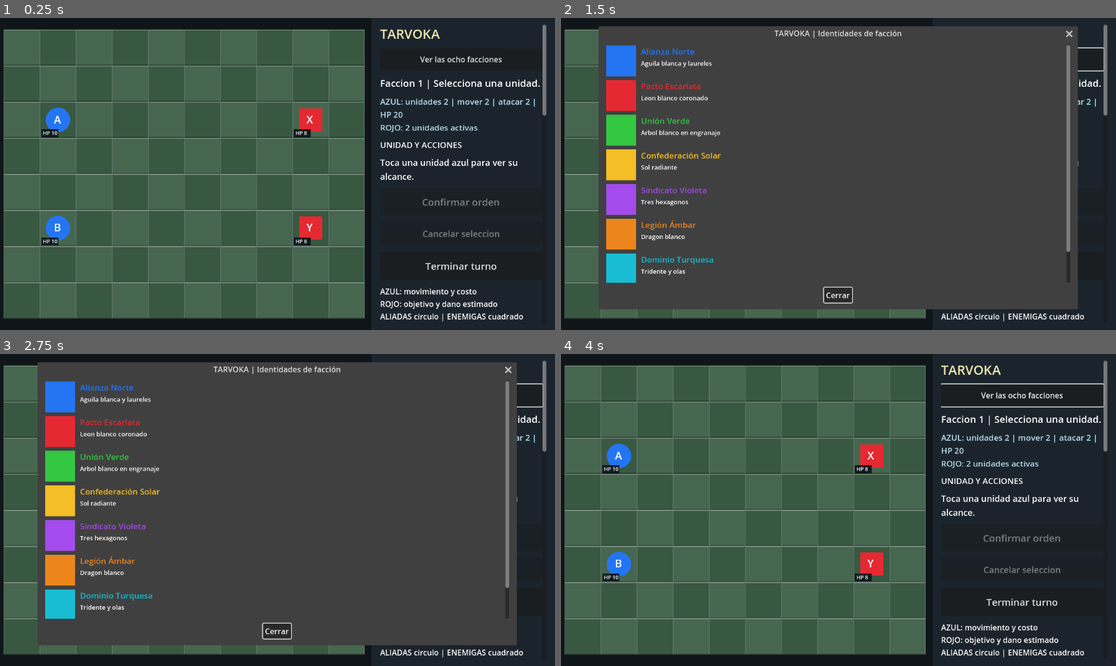
Above: before the commit, frames 1-4 (two rows, left to right).
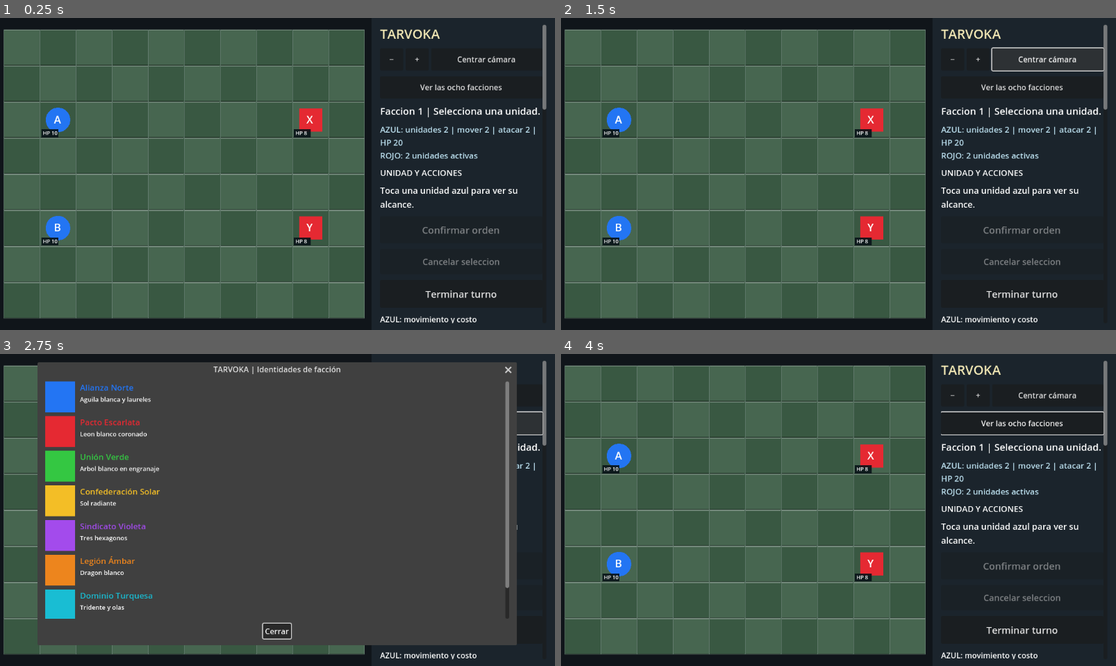
Above: after the commit, the same moments.

Repository: edwinrodri12/Tarvoka
Game: Godot game, scene res://scenes/Main.tscn
Two runs of this game, one before a commit and one after it. Both use one fixed random seed, a clock stepped at 60 frames per second and the inputs below.
Inputs (mouse positions are in pixels of both pictures, inside the frame that each line leads up to):
- Up to frame 1 (0.25 s): no input
- Up to frame 2 (1.5 s): click (977, 58) at 0.5 s, where only the run after the commit has a clickable "+"; click (1049, 58) at 1.25 s, where only the run after the commit has a clickable "Centrar cámara"
- Up to frame 3 (2.75 s): click "Ver las ocho facciones" at 2 s
- Up to frame 4 (4 s): click (955, 394) at 2.75 s, where only the run after the commit has a clickable "−"; click "Cerrar" at 3.5 s

The runs differ from the first frame. In frame 1, 4.2% of the frame differs, in the area x 68-99%, y 12-98%; in frame 2, 55%, in the area x 6-99%, y 2-98%; in frame 3, 0.7%; in frame 4, 4.8%.

Commit message:
feat(android): select 10x8/24x18/40x30 skirmishes with tactile pan and zoom

Diff:
--- a/scripts/ui/Main.gd
+++ b/scripts/ui/Main.gd
@@ -2,6 +2,7 @@
 
 const BoardScript = preload("res://scripts/ui/TouchBoard.gd")
 const Scenarios = preload("res://scripts/core/Scenarios.gd")
+const Rules = preload("res://scripts/core/Rules.gd")
 const BattleReport = preload("res://scripts/ui/BattleReport.gd")
 const Economy = preload("res://scripts/core/UrbanEconomy.gd")
 const Roles = preload("res://scripts/core/UnitRoles.gd")
@@ -23,6 +24,10 @@
 var confirm_button: Button
 var new_game_dialog: ConfirmationDialog
 var scenario_picker: OptionButton
+var map_size_picker: OptionButton
+var camera_zoom_in: Button
+var camera_zoom_out: Button
+var camera_reset: Button
 var map_seed_picker: SpinBox
 var first_picker: OptionButton
 var balance_picker: OptionButton
@@ -108,6 +113,27 @@
     heading.add_theme_font_size_override("font_size", 27)
     heading.add_theme_color_override("font_color", Color(0.95, 0.91, 0.71))
     panel.add_child(heading)
+    var camera_row := HBoxContainer.new()
+    camera_row.add_theme_constant_override("separation",5)
+    panel.add_child(camera_row)
+    camera_zoom_out = Button.new()
+    camera_zoom_out.text = "−"
+    camera_zoom_out.tooltip_text = "Alejar mapa táctico"
+    camera_zoom_out.custom_minimum_size = Vector2(48,46)
+    camera_zoom_out.pressed.connect(func(): board.change_view_zoom(-1))
+    camera_row.add_child(camera_zoom_out)
+    camera_zoom_in = Button.new()
+    camera_zoom_in.text = "+"
+    camera_zoom_in.tooltip_text = "Acercar mapa táctico"
+    camera_zoom_in.custom_minimum_size = Vector2(48,46)
+    camera_zoom_in.pressed.connect(func(): board.change_view_zoom(1))
+    camera_row.add_child(camera_zoom_in)
+    camera_reset = Button.new()
+    camera_reset.text = "Centrar cámara"
+    camera_reset.custom_minimum_size.y = 46
+    camera_reset.size_flags_horizontal = Control.SIZE_EXPAND_FILL
+    camera_reset.pressed.connect(func(): board.reset_view_camera())
+    camera_row.add_child(camera_reset)
     # Read-only faction art gallery. Faction bonuses remain locked to v0.1.
     faction_gallery_button = Button.new()
     faction_gallery_button.text = "Ver las ocho facciones"
@@ -292,6 +318,18 @@
     scenario_picker.add_item(Scenarios.label(Scenarios.RANDOM_SCENARIO_ID), Scenarios.RANDOM_SCENARIO_ID)
     scenario_picker.select(board.current_scenario_id)
     panel.add_child(scenario_picker)
+    var size_heading := Label.new()
+    size_heading.text = "TAMAÑO DEL CAMPO DE BATALLA"
+    size_heading.add_theme_font_size_override("font_size", 16)
+    panel.add_child(size_heading)
+    map_size_picker = OptionButton.new()
+    map_size_picker.custom_minimum_size.y = 50
+    map_size_picker.add_item("10 × 8 — clásico",0)
+    map_size_picker.add_item("24 × 18 — grande",1)
+    map_size_picker.add_item("40 × 30 — estratégico",2)
+    var current_dims: Vector2i = board.map_dimensions()
+    map_size_picker.select(0 if current_dims == Vector2i(10,8) else (1 if current_dims == Vector2i(24,18) else 2))
+    panel.add_child(map_size_picker)
 
     var random_controls := HBoxContainer.new()
     random_controls.add_theme_constant_override("separation", 5)
@@ -581,6 +619,8 @@
 func _load_game() -> void:
     if board.load_game():
         scenario_picker.select(board.current_scenario_id)
+        var grid: Vector2i = board.map_dimensions()
+        map_size_picker.select(0 if grid == Vector2i(10,8) else (1 if grid == Vector2i(24,18) else 2))
         balance_picker.select(1 if board.symmetric_setup else 0)
         roster_picker.select(2 if board.modern_roster else (1 if board.specialized_roster else 0))
         fog_picker.select(1 if board.state.get("fog_enabled", false) else 0)
@@ -603,7 +643,8 @@
         return
     var urban_name := "ciudades/talleres" if economy_picker.get_selected_id() == 1 else "sin economia"
     var starter_name := "Azul" if first_picker.get_selected_id() == 0 else "Rojo"
-    var map_name: String = Scenarios.label(scenario_picker.get_selected_id())
+    var dimensions: Vector2i = _selected_map_size()
+    var map_name: String = "%s (%d × %d)" % [Scenarios.label(scenario_picker.get_selected_id()),dimensions.x,dimensions.y]
     if scenario_picker.get_selected_id() == Scenarios.RANDOM_SCENARIO_ID:
         map_name += " (semilla %d)" % int(map_seed_picker.value)
     new_game_dialog.dialog_text = "Iniciar %s en modo %s con %s, %s, %s y objetivo %s? Comienza %s. Se reemplaza el autoguardado. La partida manual se conserva." % [map_name, mode_name, roster_name, fog_name, urban_name, objective_name, starter_name]
@@ -618,7 +659,15 @@
         board.message = "La economia requiere formacion experimental."
         return
     var seed: int = int(map_seed_picker.value) if scenario_picker.get_selected_id() == Scenarios.RANDOM_SCENARIO_ID else 0
-    board.new_game(scenario_picker.get_selected_id(), balanc …(216 unchanged characters)…  2, first_picker.get_selected_id(), seed)
+    board.new_game(scenario_picker.get_selected_id(), balanc …(216 unchanged characters)…  2, first_picker.get_selected_id(), seed, _selected_map_size())
+
+func _selected_map_size() -> Vector2i:
+    match map_size_picker.get_selected_id():
+        1:
+            return Vector2i(24,18)
+        2:
+            return Vector2i(40,30)
+    return Vector2i(10,8)
 
 func _reroll_map_seed() -> void:
     var previous: int = int(map_seed_picker.value)
